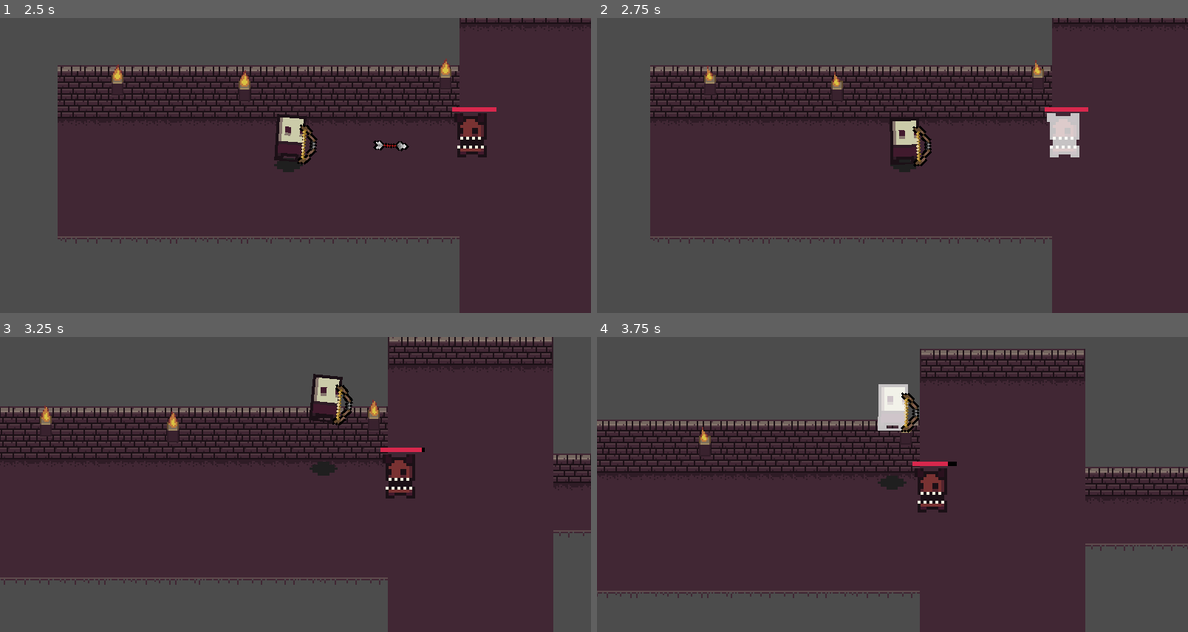
Above: before the commit, frames 1-4 (two rows, left to right).
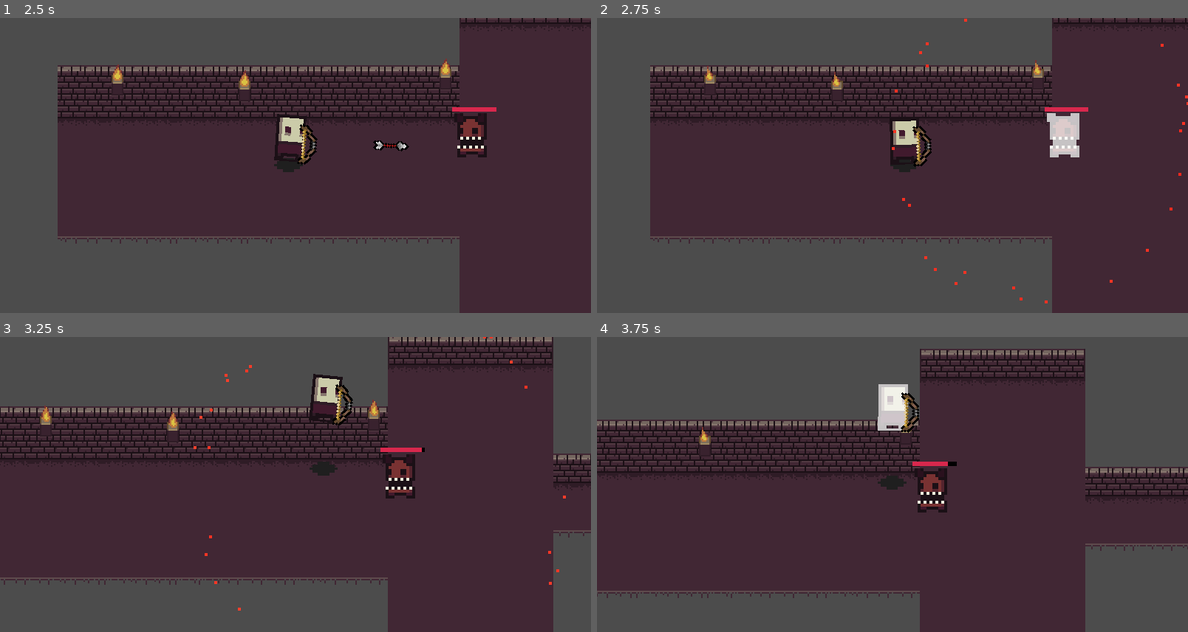
Above: after the commit, the same moments.

Repository: cnidario/DeepInferno
Game: Godot game, scene res://Levels/Level1.tscn
The game is run twice, just before and just after one commit, with the same random seed, the same clock (stepped at 60 frames per second) and the same inputs.
Inputs:
- Up to frame 1 (2.5 s): tap Enter at 0.5 s; hold Right (right) 0.53-1.28 s; tap Space (action) at 0.6, 1.35, 2.3 s; tap Z (jump) at 0.77, 1.52 s; hold Down (down) 1.28-2.03 s; hold Right (right) from 2.03 s (still down); tap Tab (next_weapon) at 2.1 s
- Up to frame 2 (2.75 s): keep holding Right (right)
- Up to frame 3 (3.25 s): release Right (right) at 2.78 s; hold Up (up) from 2.78 s (still down); tap Space (action) at 2.85 s; tap Z (jump) at 3.02 s
- Up to frame 4 (3.75 s): release Up (up) at 3.53 s; hold Left (left) from 3.53 s (still down); tap Space (action) at 3.6 s

Frame 1 is identical in both runs. In frame 2, 0.1% of the frame differs, in the area x 49-100%, y 0-97%; in frame 3, 0.1%; in frame 4, nothing differs.

Commit message:
arrow explosion on hit

Diff:
--- a/Weapons/Bow.gd
+++ b/Weapons/Bow.gd
@@ -2,6 +2,8 @@
 
 onready var arrow_proto = $ArrowPrototype
 onready var arrows_parent = $Arrows
+onready var explosion_proto = $Explosion
+onready var explosions_parent = $Explosions
 var arrows = []
 export var facing = "right" setget set_facing
 
@@ -25,10 +27,11 @@
 	if facing == "left":
 		arrow_vel *= -1
 	arrow.linear_velocity = arrow_vel
-	arrows.append({obj = arrow, life = 3})
+	var arrow_entry = {obj = arrow, life = 3}
+	arrows.append(arrow_entry)
 	arrows_parent.add_child(arrow)
 	var hit_detector = arrow.get_node("HitDetector")
-	hit_detector.connect("body_entered", self, "_on_body_entered", [arrows.size() - 1])
+	hit_detector.connect("body_entered", self, "_on_body_entered", [arrow_entry])
 
 func is_main_scene():
 	return get_parent() == get_tree().root
@@ -45,18 +48,26 @@
 		arrows.remove(delete_ix)
 		arrow.obj.queue_free()
 
+func prune_explosions():
+	if !explosions_parent.get_children():
+		for explosion in explosions_parent.get_children():
+			if !explosion.emitting:
+				explosion.queue_free()
+
 func _process(delta):
 	if is_main_scene():
 		if Input.is_action_just_released("action"):
 			shoot()
 	age_arrows(delta)
+	prune_explosions()
 
 
-func _on_body_entered(body, arrow_ix):
-	print("body entered")
-	print(body.name)
+func _on_body_entered(body, arrow_entry):
 	if body.name == "Demon":
-		var arrow = arrows[arrow_ix]
-		arrows.remove(arrow_ix)
-		arrow.obj.queue_free()
+		arrow_entry.life = 0
+		var explosion = explosion_proto.duplicate(0)
+		explosion.emitting = true
+		explosion.visible = true
+		explosion.global_position = arrow_entry.obj.global_position
+		explosions_parent.add_child(explosion)
 		body.getHit(10)
--- a/Weapons/Bow.tscn
+++ b/Weapons/Bow.tscn
@@ -10,6 +10,22 @@
 
 [sub_resource type="RectangleShape2D" id=2]
 extents = Vector2( 4.51461, 0.945671 )
+
+[sub_resource type="Gradient" id=3]
+colors = PoolColorArray( 0.973633, 0.0532455, 0.0532455, 1, 1, 0.539856, 0.34375, 1 )
+
+[sub_resource type="GradientTexture" id=4]
+gradient = SubResource( 3 )
+
+[sub_resource type="ParticlesMaterial" id=5]
+lifetime_randomness = 0.22
+flag_disable_z = true
+spread = 180.0
+gravity = Vector3( 0, 98, 0 )
+initial_velocity = 363.1
+orbit_velocity = 0.0
+orbit_velocity_random = 0.0
+color_ramp = SubResource( 4 )
 
 [node name="Bow" type="Node2D"]
 position = Vector2( -0.0944672, -2.55063 )
@@ -47,4 +63,16 @@
 scale = Vector2( 1.01453, 1.01453 )
 shape = SubResource( 2 )
 
+[node name="Explosion" type="Particles2D" parent="."]
+visible = false
+scale = Vector2( 1, 1 )
+emitting = false
+amount = 32
+lifetime = 0.5
+one_shot = true
+explosiveness = 0.96
+process_material = SubResource( 5 )
+
 [node name="Arrows" type="Node" parent="."]
+
+[node name="Explosions" type="Node" parent="."]
Not shown: 1 places in Weapons/Bow.tscn that only renumber resources
